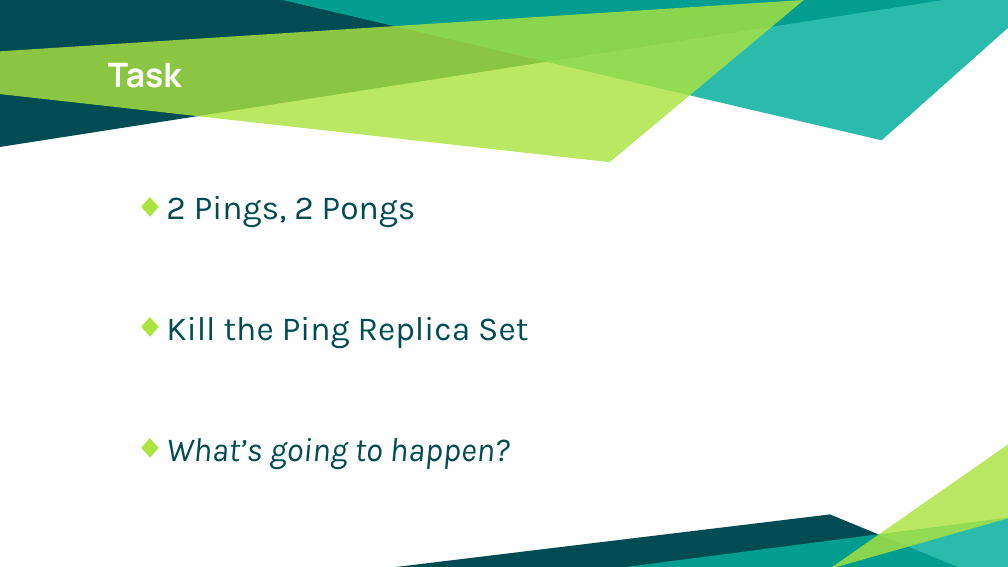
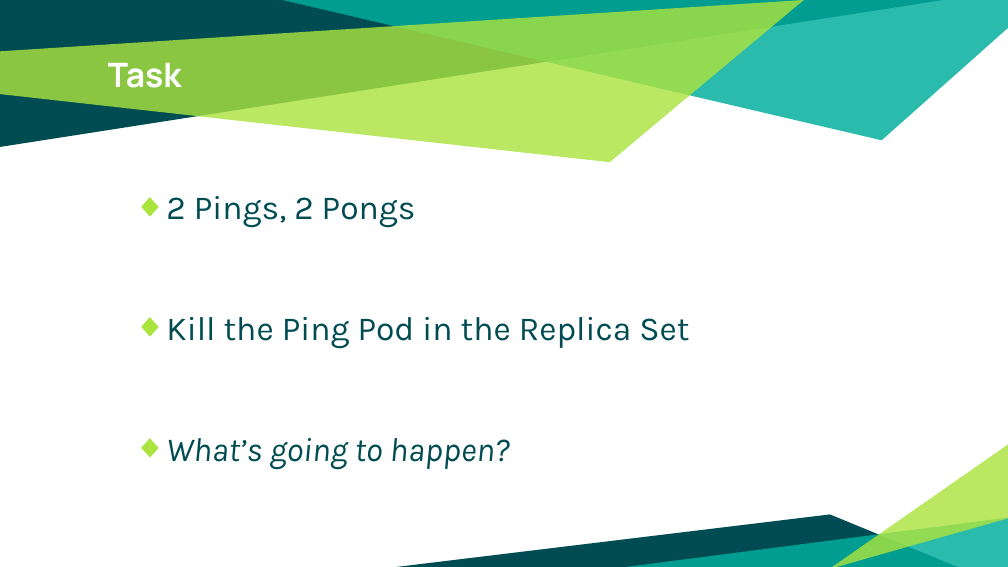
Before and after one commit to patrocinio/chaos-monkey-playing-ping-pong, a slide deck: slide 19 of v2/Presentation/Kubernetes-Resilience.pptx. Drawn at 1008x567 pixels with LibreOffice and Linux fonts; fonts in the diff are those of the drawing. Boxes give left, top, right and bottom in pixels: in the first picture for what was removed or moved away, otherwise in the second. Text is boxed around its words. In the diff, an @@ line names an element or a change of style, - is before the commit and + after.

```diff
--- a/v2/Presentation/Kubernetes-Resilience.pptx
+++ b/v2/Presentation/Kubernetes-Resilience.pptx
@@ text at [166,317,689,349]: text changed @@
-◆ Kill the Ping Replica Set
+◆ Kill the Ping Pod in the Replica Set
```
Also in this commit, not shown: 12 other files.
